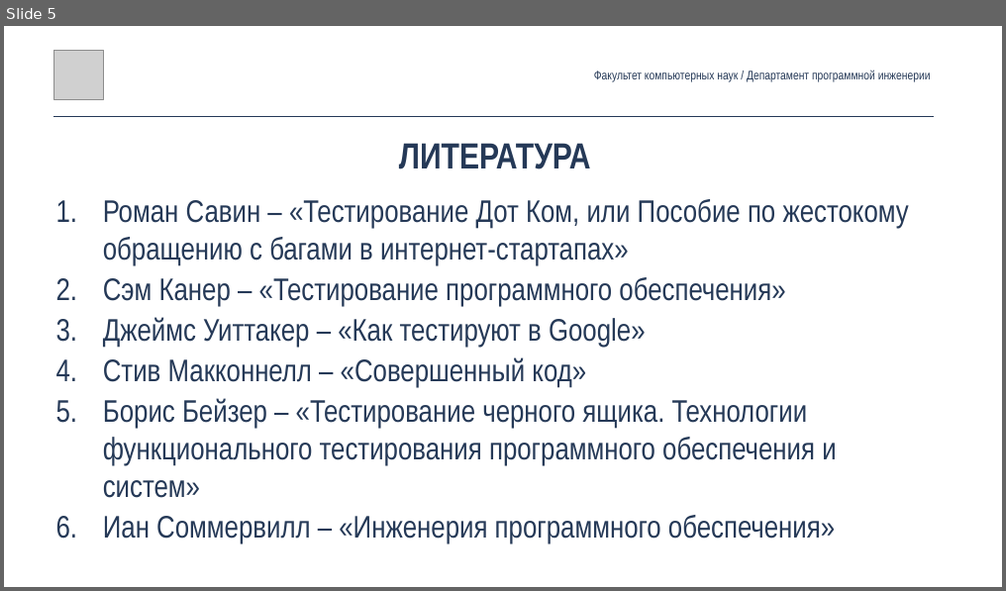
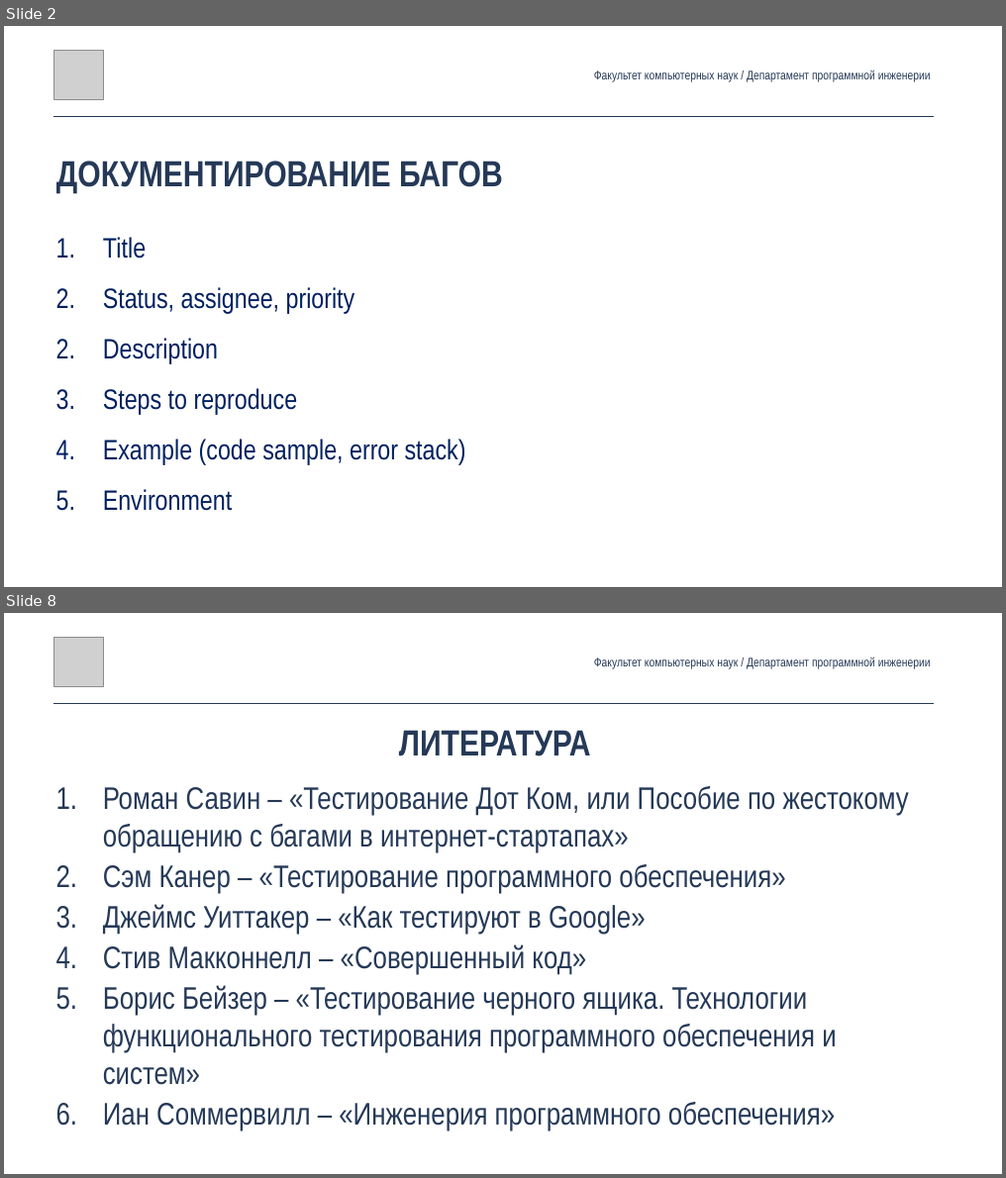
Before and after one commit to andrewt0301/qa-testing-course, a slide deck: seminars/seminar02/Seminar02.pptx. Shown one above the other, each under a label of ours: slide 5 before the commit, slides 2 and 8 after it; the slides between them are not shown. The pictures are 1006x591 and 1006x1178 pixels, drawn with LibreOffice and Linux fonts; fonts in the diff are those of the drawing; grey boxes stand for pictures. Boxes give left, top, right and bottom in pixels: in the first picture for what was removed or moved away, otherwise in the second. Text is boxed around its words. In the diff, an @@ line names an element or a change of style, - is before the commit and + after.

```diff
--- a/seminars/seminar02/Seminar02.pptx
+++ b/seminars/seminar02/Seminar02.pptx
@@ slide 2 added at box(4, 26, 1002, 587), background #FFFFFF @@
@@ picture added at box(54, 50, 103, 99) @@
@@ text added at box(594, 70, 931, 82), 24 pt, text #253957 @@
+Факультет компьютерных наук / Департамент программной инженерии
@@ line added from (54, 116) to (933, 116), #253957 1 pt @@
@@ text added at box(56, 161, 503, 194), 70 pt, text #253957, bold @@
+ДОКУМЕНТИРОВАНИЕ БАГОВ
@@ text added at box(103, 237, 466, 511), 54 pt, text #002060 @@
+1. Title
+2. Status, assignee, priority
+3. Description
+4. Steps to reproduce
+5. Example (code sample, error stack)
+6. Environment
@@ what was slide 5 is now slide 8 @@
```
Also in this commit, not shown: 2 slides changed, 4 other slides added, 2 slides removed, 1 other file.
